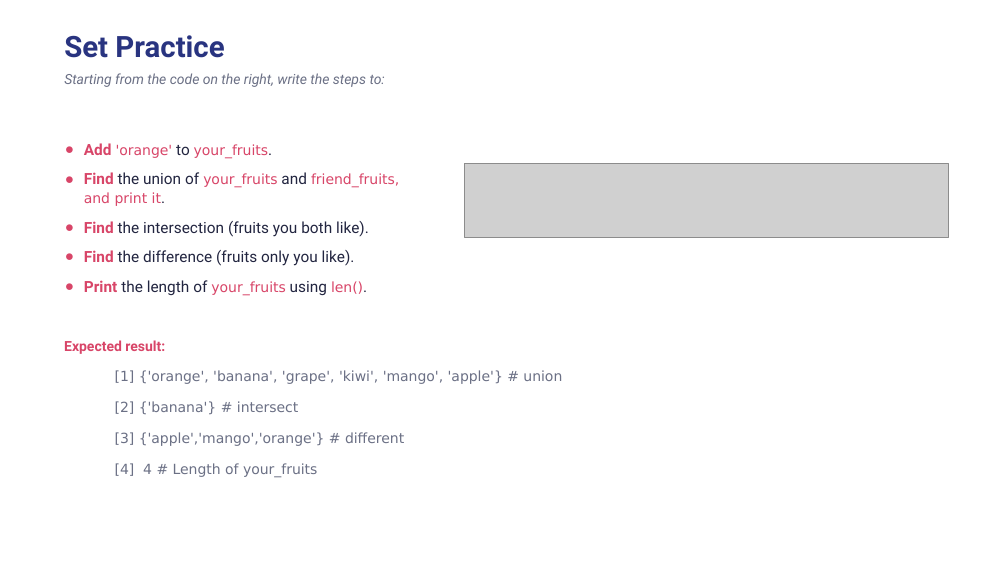
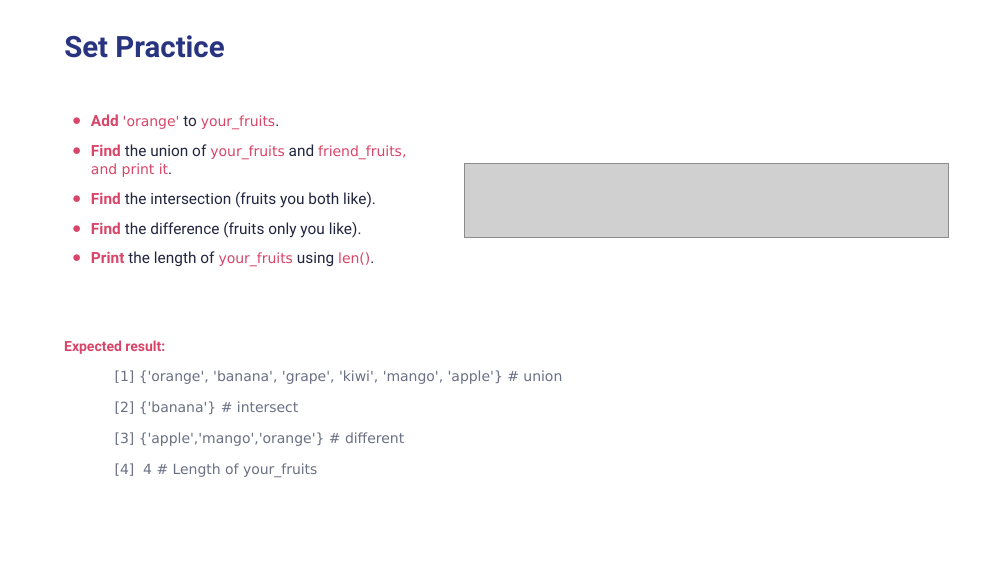
Before and after one commit to wg-training/wg-python-for-data-science-fundamental, a slide deck: slide 25 of slides/07 - Collections Data Types.pptx. Drawn at 1008x567 pixels with LibreOffice and Linux fonts; fonts in the diff are those of the drawing; grey boxes stand for pictures. Boxes give left, top, right and bottom in pixels: in the first picture for what was removed or moved away, otherwise in the second. Text is boxed around its words. In the diff, an @@ line names an element or a change of style, - is before the commit and + after.

```diff
--- a/slides/07 - Collections Data Types.pptx
+++ b/slides/07 - Collections Data Types.pptx
@@ text removed at [64, 73, 385, 87] @@
-Starting from the code on the right, write the steps to:
@@ text "Add 'orange' to your_fruits.": place and size @@
-text "Add 'orange' to your_fruits." at [84, 143, 399, 295]
+text "Add 'orange' to your_fruits." at [91, 114, 406, 267]
```
Also in this commit, not shown: 8 other slides changed, 5 slides added, 3 other files.
